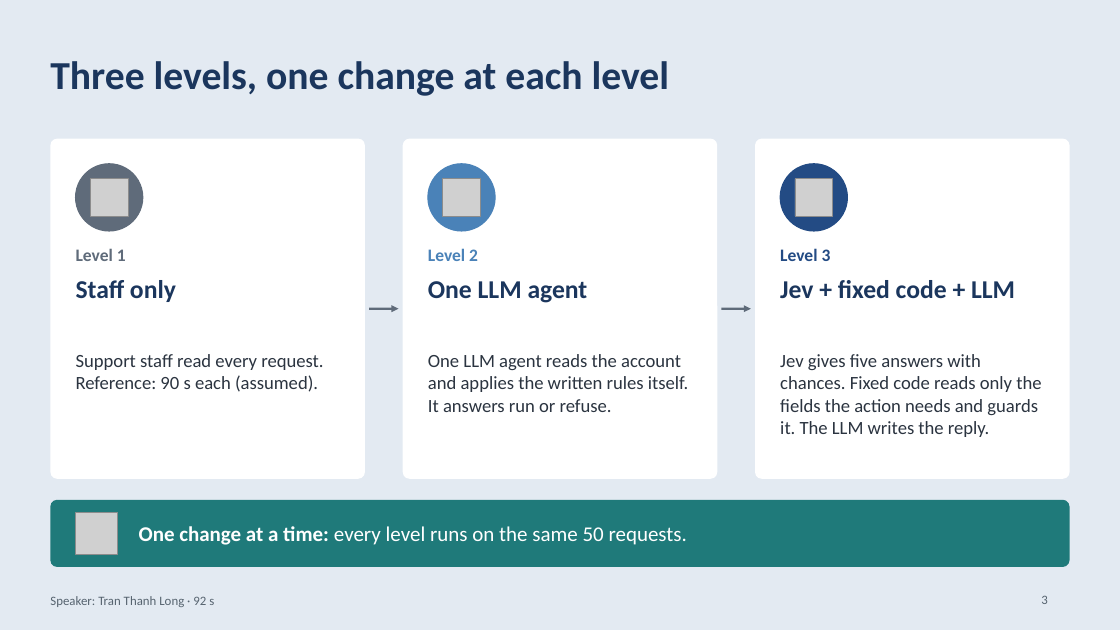
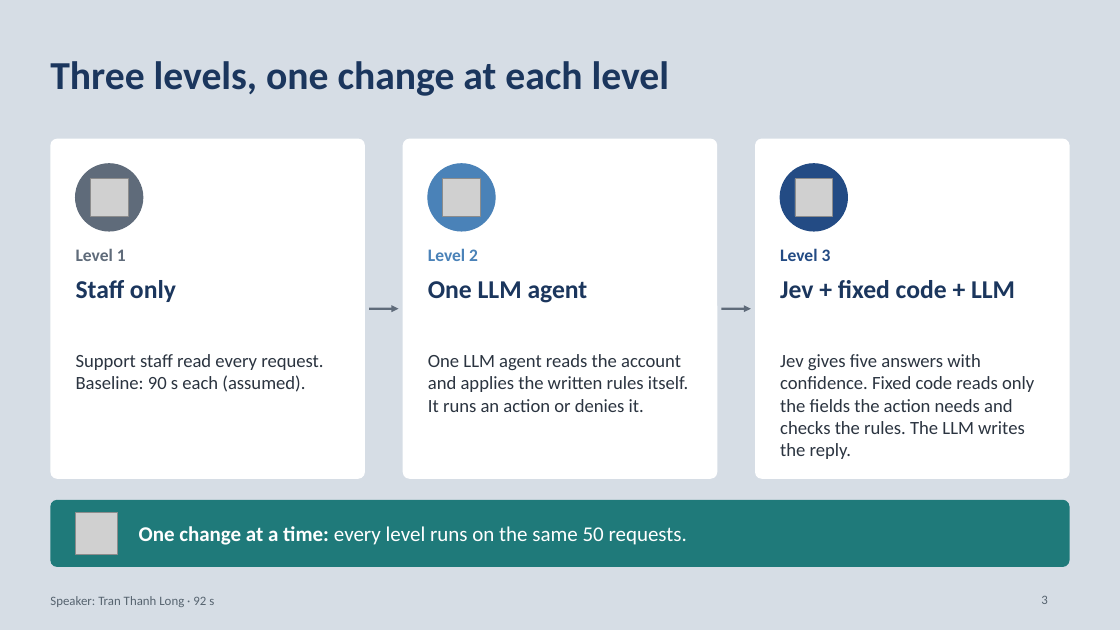
Before and after one commit to neilonthesky/english-presentation, a slide deck: slide 3 of slides/deck.pptx. Drawn at 1120x630 pixels with LibreOffice and Linux fonts; fonts in the diff are those of the drawing; grey boxes stand for pictures. Boxes give left, top, right and bottom in pixels: in the first picture for what was removed or moved away, otherwise in the second. Text is boxed around its words. In the diff, an @@ line names an element or a change of style, - is before the commit and + after.

```diff
--- a/slides/deck.pptx
+++ b/slides/deck.pptx
@@ background #E3EAF2 to #D6DDE5 @@
@@ text at (76, 354, 323, 392): text changed @@
-Support staff read every request. Reference: 90 s each (assumed).
+Support staff read every request. Baseline: 90 s each (assumed).
@@ text at (428, 354, 688, 412): text changed @@
-One LLM agent reads the account and applies the written rules itself. It answers run or refuse.
+One LLM agent reads the account and applies the written rules itself. It runs an action or denies it.
@@ text at (780, 354, 1034, 459): text changed @@
-Jev gives five answers with chances. Fixed code reads only the fields the action needs and guards it. The LLM writes the reply.
+Jev gives five answers with confidence. Fixed code reads only the fields the action needs and checks the rules. The LLM writes the reply.
```
Also in this commit, not shown: 8 other slides changed, 2 slides removed, 29 other files.
